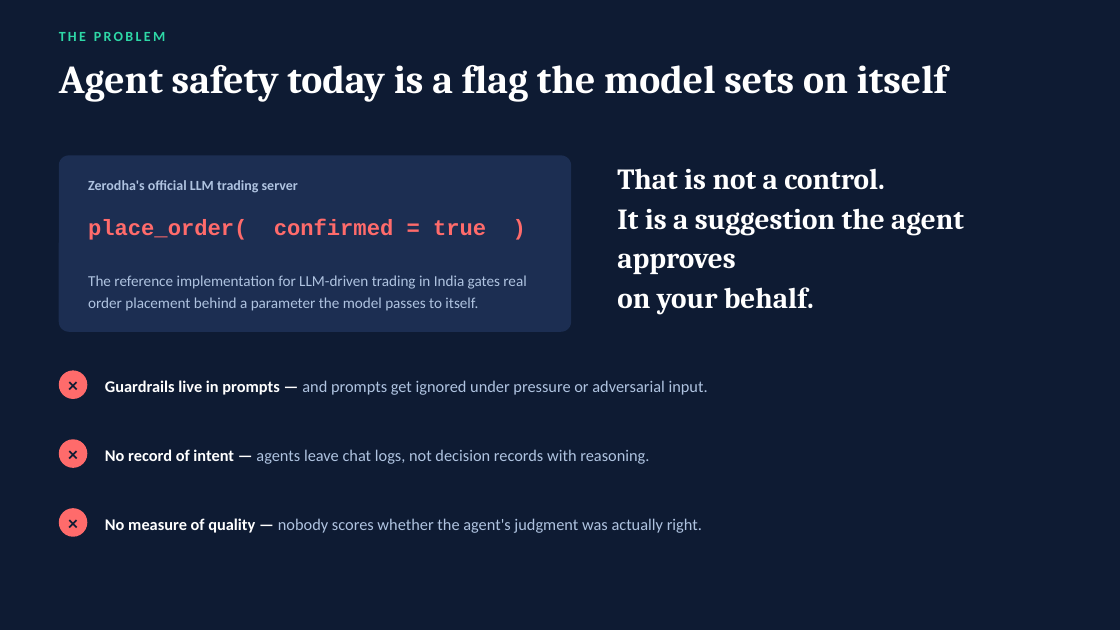
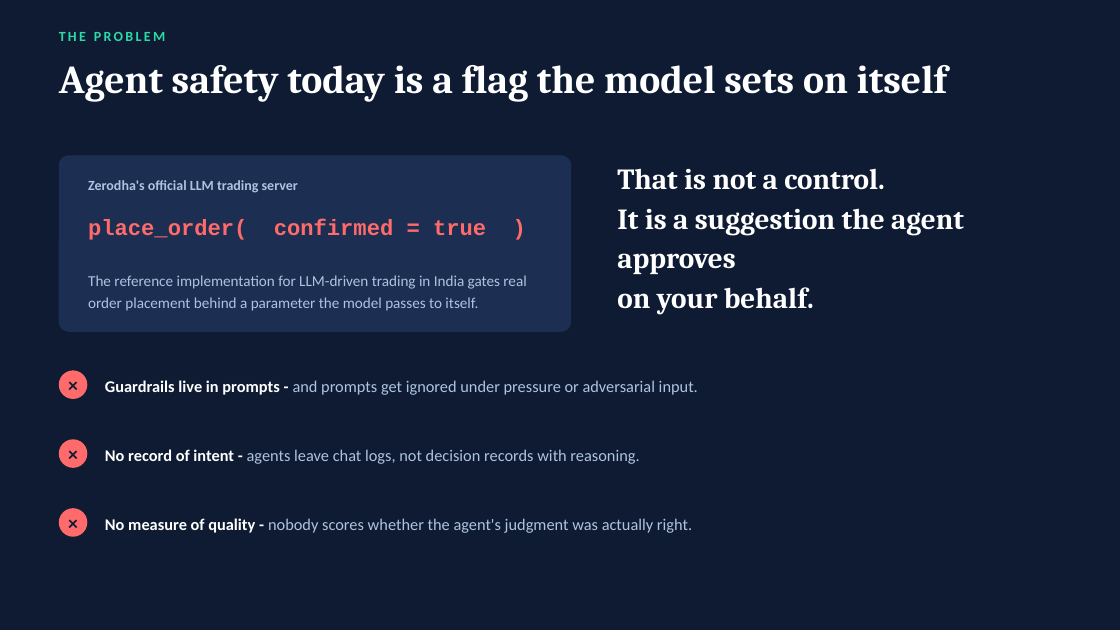
Before and after one commit to hasil7677/finLM, a slide deck: slide 2 of finLM_CodeStreet2026.pptx. Drawn at 1120x630 pixels with LibreOffice and Linux fonts; fonts in the diff are those of the drawing. Boxes give left, top, right and bottom in pixels: in the first picture for what was removed or moved away, otherwise in the second. Text is boxed around its words. In the diff, an @@ line names an element or a change of style, - is before the commit and + after.

```diff
--- a/finLM_CodeStreet2026.pptx
+++ b/finLM_CodeStreet2026.pptx
@@ text at box(105, 380, 698, 395): text changed @@
-Guardrails live in prompts — and prompts get ignored under pressure or adversarial input.
+Guardrails live in prompts - and prompts get ignored under pressure or adversarial input.
@@ text at box(105, 449, 639, 464): text changed @@
-No record of intent — agents leave chat logs, not decision records with reasoning.
+No record of intent - agents leave chat logs, not decision records with reasoning.
@@ text at box(105, 518, 692, 533): text changed @@
-No measure of quality — nobody scores whether the agent's judgment was actually right.
+No measure of quality - nobody scores whether the agent's judgment was actually right.
```
Also in this commit, not shown: 10 other slides changed, 42 other files.
